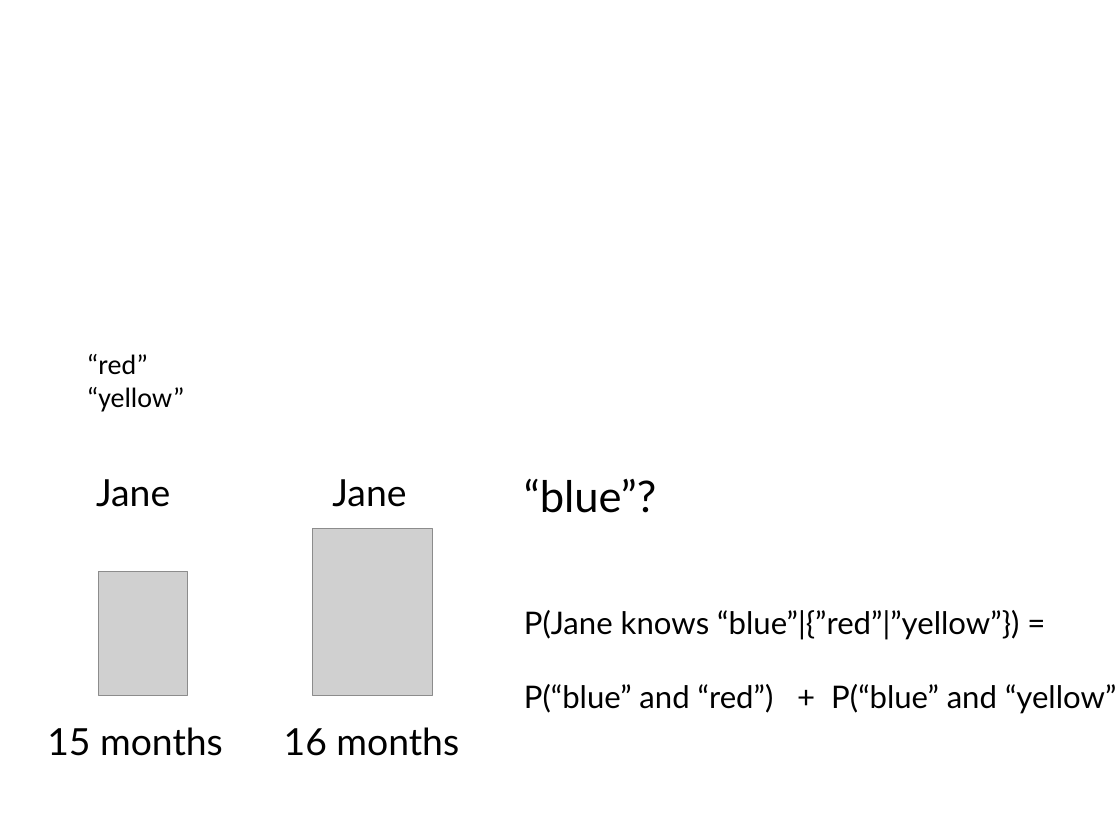
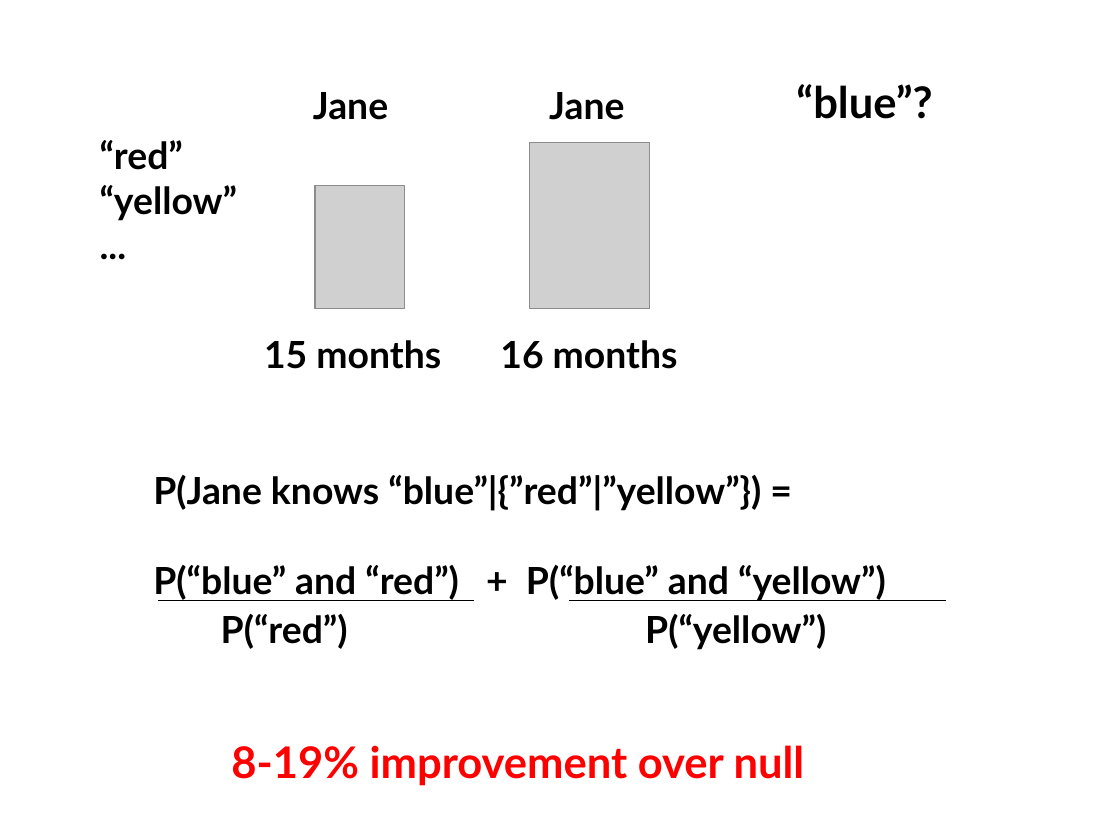
Before and after one commit to nbeckage/VOCAB_SEEDS, a slide deck: slide 8 of talks/lupyan_lab_3_8_18.pptx (slide 7 before the commit). Drawn at 1120x840 pixels with LibreOffice and Linux fonts; fonts in the diff are those of the drawing; grey boxes stand for pictures. Boxes give left, top, right and bottom in pixels: in the first picture for what was removed or moved away, otherwise in the second. Text is boxed around its words. In the diff, an @@ line names an element or a change of style, - is before the commit and + after.

```diff
--- a/talks/lupyan_lab_3_8_18.pptx
+++ b/talks/lupyan_lab_3_8_18.pptx
@@ 3 texts, 1 picture: place and size @@
-3 texts, 1 picture at bbox=[47, 479, 459, 756]
+3 texts, 1 picture at bbox=[264, 92, 678, 369]
@@ bold on in 5 elements at bbox=[500, 340, 678, 369], bbox=[796, 84, 932, 119], bbox=[549, 92, 624, 120], bbox=[264, 340, 441, 369], bbox=[313, 92, 388, 120] @@
@@ text "Jane": place and size @@
-text "Jane" at bbox=[332, 479, 406, 507]
+text "Jane" at bbox=[549, 92, 624, 120]
@@ text "“blue”?": place and size @@
-text "“blue”?" at bbox=[524, 479, 656, 513]
+text "“blue”?" at bbox=[796, 84, 932, 119]
@@ text at bbox=[100, 140, 237, 221]: paragraph added @@
+...
@@ text "“red”": place and size @@
-text "“red”" at bbox=[87, 354, 185, 412]
+text "“red”" at bbox=[100, 140, 237, 221]
@@ text at bbox=[100, 140, 237, 221]: size 18 to 24 pt, font Calibri to Lato, bold on in "“red”", "“yellow”" @@
@@ picture: place and size @@
-picture at bbox=[312, 529, 432, 694]
+picture at bbox=[530, 142, 650, 308]
@@ text "P(Jane knows “blue”|{”red”|”yellow”}) =": place and size @@
-text "P(Jane knows “blue”|{”red”|”yellow”}) =" at bbox=[524, 610, 1116, 714]
+text "P(Jane knows “blue”|{”red”|”yellow”}) =" at bbox=[153, 475, 886, 601]
@@ text at bbox=[153, 475, 761, 511]: size 20 to 24 pt, bold on in "P(Jane knows “blue”|{”red”|”yellow”}) =" @@
@@ text at bbox=[153, 565, 886, 601]: text changed; size 20 to 24 pt; bold on @@
-P(“blue” and “red”) + P(“blue” and “yellow”
+P(“blue” and “red”) + P(“blue” and “yellow”)
@@ group added at bbox=[158, 600, 946, 650]: 2 lines, 2 texts @@
+P(“red”)
+P(“yellow”)
@@ text added at bbox=[231, 745, 805, 786], 28 pt, text #FF0000, bold @@
+8-19% improvement over null
```
Also in this commit, not shown: 5 other slides changed, 10 slides added, 2 slides removed, 17 other files.
